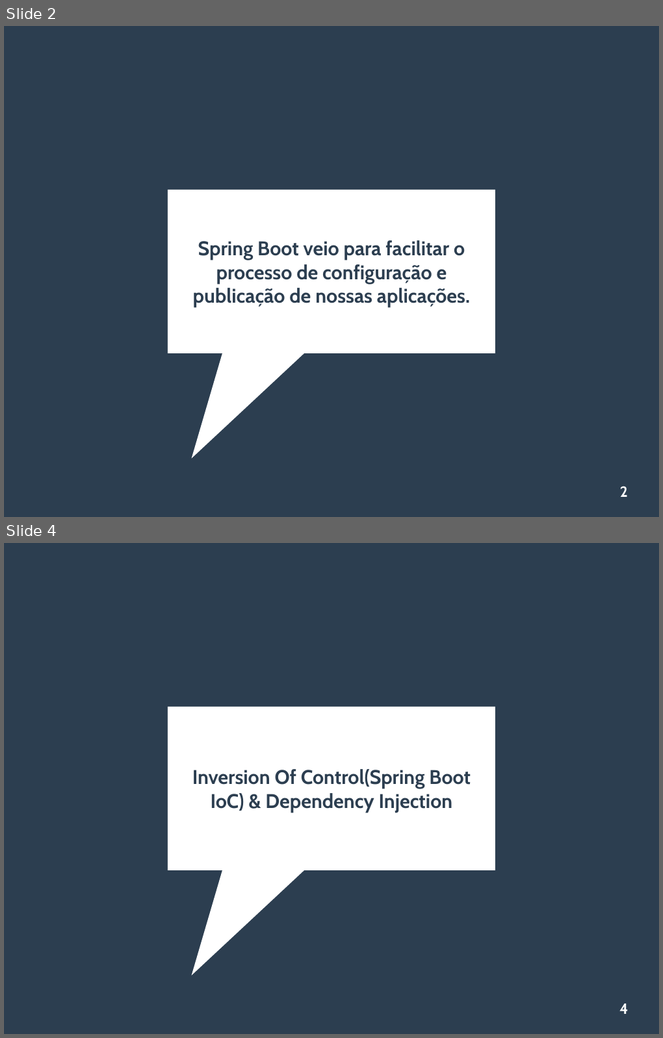
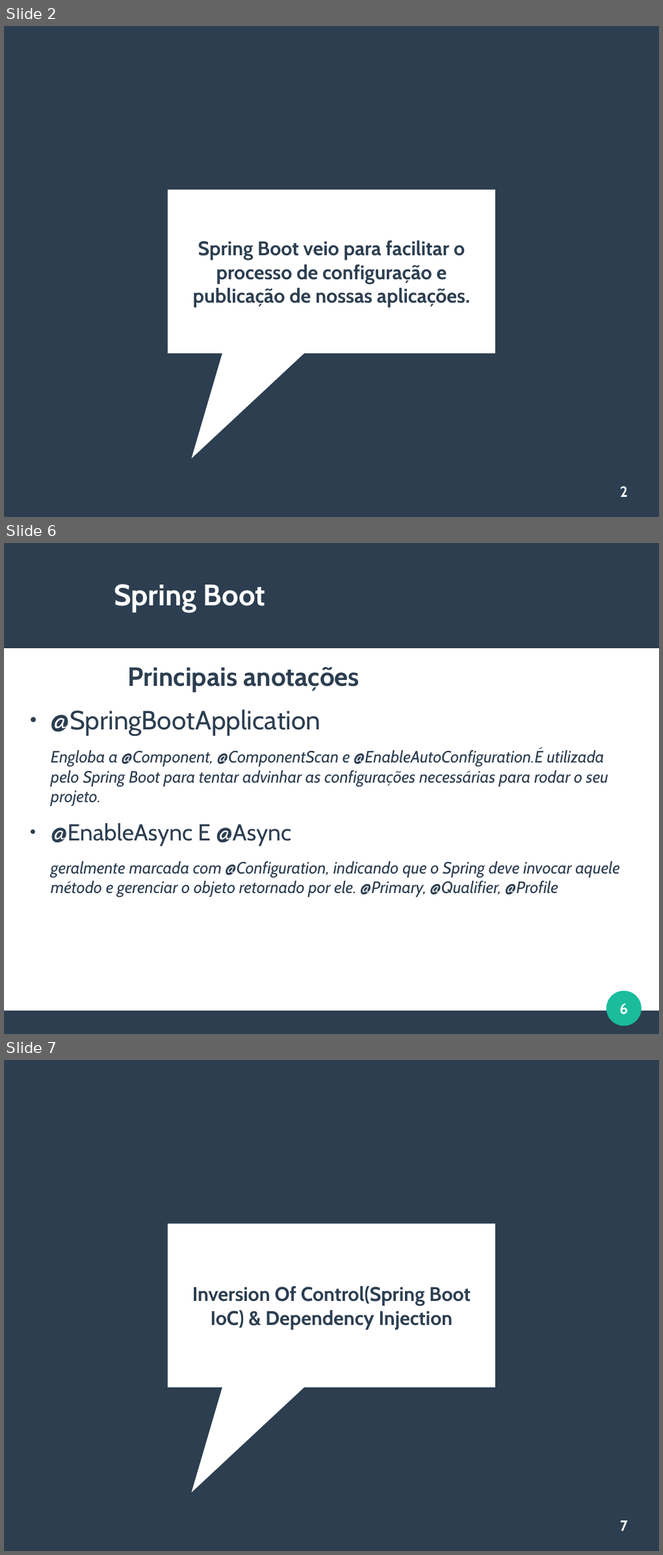
Before and after one commit to viniciusFortti/test, a slide deck: Apresentação/QuartaApresentacaoSpring.odp. Shown one above the other, each under a label of ours: slides 2 and 4 before the commit, slides 2, 6 and 7 after it; the slides between them are not shown. The pictures are 663x1038 and 663x1555 pixels, drawn with LibreOffice and Linux fonts; fonts in the diff are those of the drawing. Boxes give left, top, right and bottom in pixels: in the first picture for what was removed or moved away, otherwise in the second. Text is boxed around its words. In the diff, an @@ line names an element or a change of style, - is before the commit and + after.

```diff
--- a/Apresentação/QuartaApresentacaoSpring.odp
+++ b/Apresentação/QuartaApresentacaoSpring.odp
@@ slide 6 added at (4, 543, 659, 1034), background #FFFFFF @@
@@ rectangle added at (4, 543, 659, 648), fill #2C3E50 @@
@@ title added at (114, 584, 265, 613), 36 pt, text #FFFFFF, bold @@
+Spring Boot
@@ text added at (51, 667, 620, 897), 20 pt, text #2C3E50, italic @@
+Principais anotações
+● @SpringBootApplication
+Engloba a @Component, @ComponentScan e @EnableAutoConfiguration.É utilizada pelo Spring Boot para tentar advinhar as configurações necessárias para rodar o seu projeto.
+● @EnableAsync E @Async
+geralmente marcada com @Configuration, indicando que o Spring deve invocar aquele método e gerenciar o objeto retornado por ele. @Primary, @Qualifier, @Profile
@@ ellipse added at (607, 991, 642, 1027), fill #1ABC9C @@
@@ page number added at (620, 1004, 628, 1015), 18 pt, text #FFFFFF, bold @@
+6
@@ rectangle added at (4, 1011, 659, 1034), fill #2C3E50 @@
@@ what was slide 4 is now slide 7 @@
@@ page number at (620, 1521, 628, 1531): text changed @@
-4
+7
```
Also in this commit, not shown: 3 slides changed, 14 other slides added.
